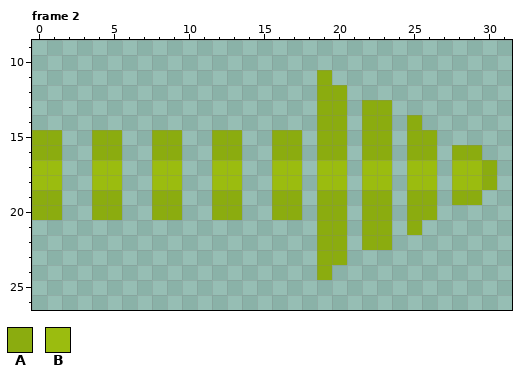
A pixel-art file gets an edit: art/arrow_middle.aseprite. The first picture shows the starting point.
32x32 pixels, 2 frames. Shown: frame 2: x 0..31, y 9..26.
Palette (. is transparent): A #8bac0f  B #9bbc0f
And afterwards:
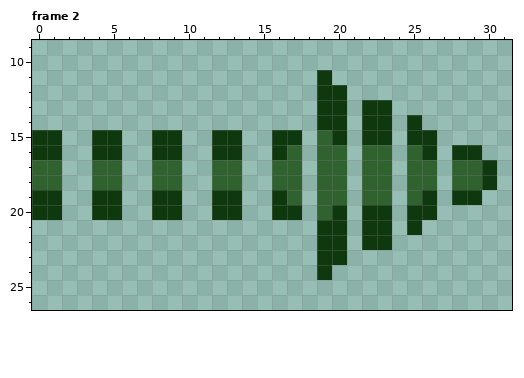
The exact change:
colour A: #8bac0f -> #0f380f
colour B: #9bbc0f -> #306230
Changed rows in their new state; - is a pixel that keeps its letter.
Frame 2:
first column x 17:
15 --B------
16 B-BB-BB-B
19 B-BB-BB-B
20 --B------
Changed places in both pictures, as pixel boxes (x1, y1, x2, y2):
changed: (32, 70, 497, 280)
